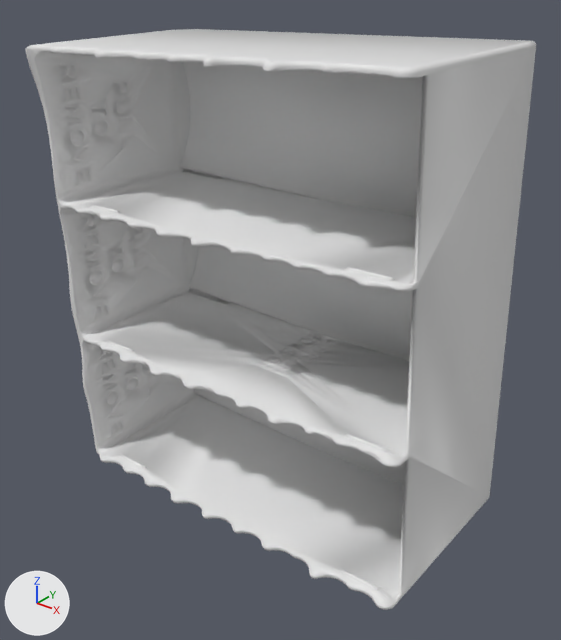
The glTF model waveform-home/models/tea-organizer.glb: old version first, new version second.
Camera for both pictures: a camera (50 mm lens) standing at (326.0, -322.0, 268.0) and looking at (112.0, -54.0, 103.0). The lights are fixed; the arrows at lower left show +X, +Y and +Z. The first picture is the older version. Where no turn or scale is listed for an object, it has been applied to the vertices. Vertices at exactly the same position are counted once.
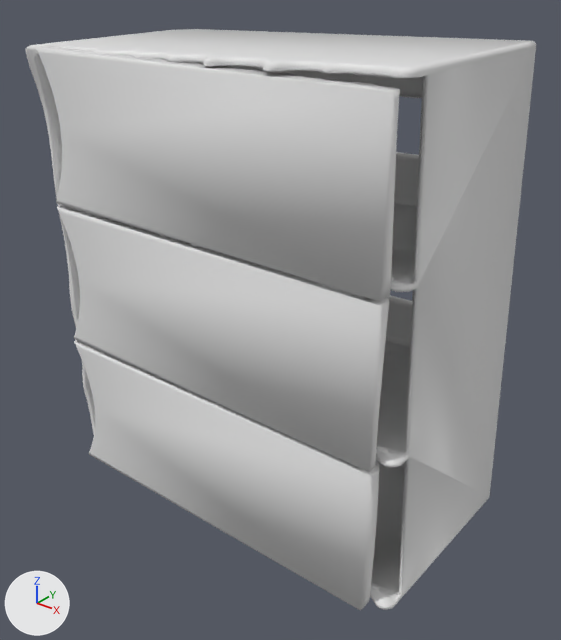
Changed parts and their boxes [x1, y1, x2, y2] in the pictures (561 x 640 px):
'Mesh_1', added: after [36, 46, 400, 611]
part 1 of me_mesh_0, deleted: before [180, 62, 423, 218]
part 2 of me_mesh_0, deleted: before [182, 169, 413, 361]
part 3 of me_mesh_0, deleted (mostly hidden): before [188, 289, 405, 486]
part 4 of me_mesh_0, built on: before [26, 29, 536, 610]; after [28, 29, 531, 610]

The change in detail:
me_mesh_0 is used by ob_mesh_0; location (0.0, 0.0, 0.0).
me_mesh_0 had 33006 vertices, 66006 faces and spanned x 0.0..208.0, y -104.0..0.0, z 0.0..233.0.
me_mesh_0 now has 12976 vertices, 25958 faces and spans x 0.0..208.0, y -104.0..0.0, z 0.0..233.0.
me_mesh_0 part 1: the loose piece of 5651 vertices spanning x 11.0..197.0, y -20.0..-3.0, z 155.0..226.0 is deleted.
me_mesh_0 part 2: the loose piece of 5282 vertices spanning x 11.0..197.0, y -19.0..-3.0, z 81.0..152.0 is deleted.
me_mesh_0 part 3: the loose piece of 5134 vertices spanning x 11.0..197.0, y -20.0..-3.0, z 7.0..78.0 is deleted.
me_mesh_0 part 4: 1127 vertices moved within x 1.0..207.0, y -104.0..0.0, z 0.0..233.0; 4218 vertices removed from x 0.0..208.0, y -104.0..0.0, z 0.0..233.0; 258 vertices added at x 2.0..203.0, y -104.0..-1.0, z 1.0..232.0.
Other edits to the shape of me_mesh_0 do not show in these pictures.
Mesh me_mesh_1 is new.
It has 20030 vertices, 40048 faces and spans x 11.0..197.0, y -104.0..-87.0, z 7.0..226.0.
Object 'Mesh_1' (ob_mesh_1) is new; it shows me_mesh_1.
Its location is (0.0, 0.0, 0.0).
